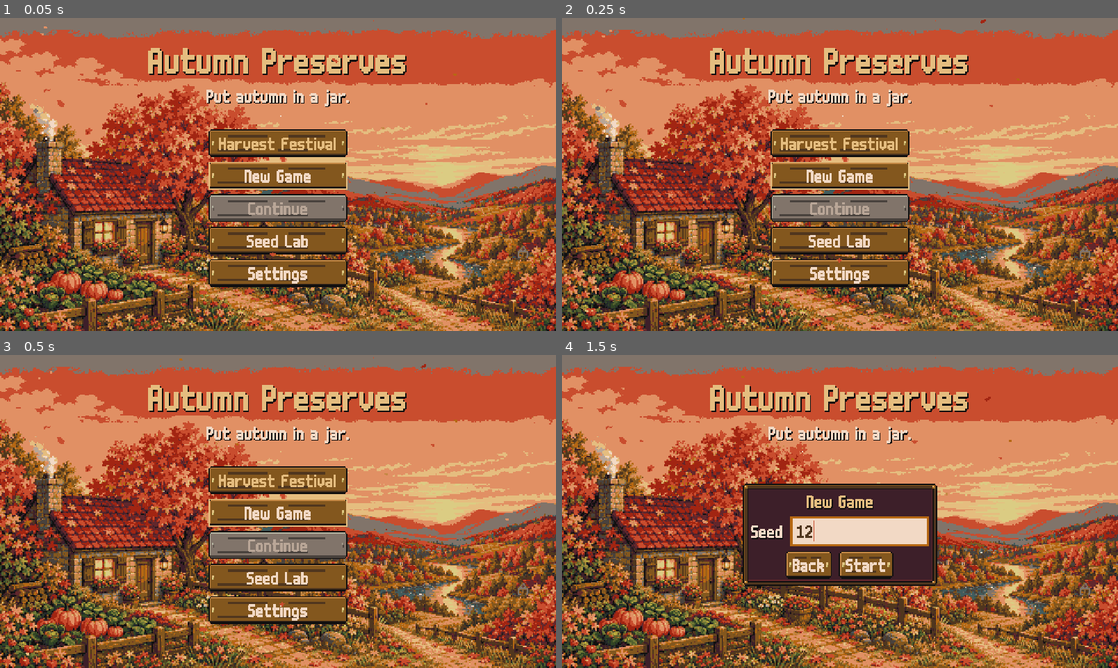
Above: before the commit, frames 1-4 (two rows, left to right).
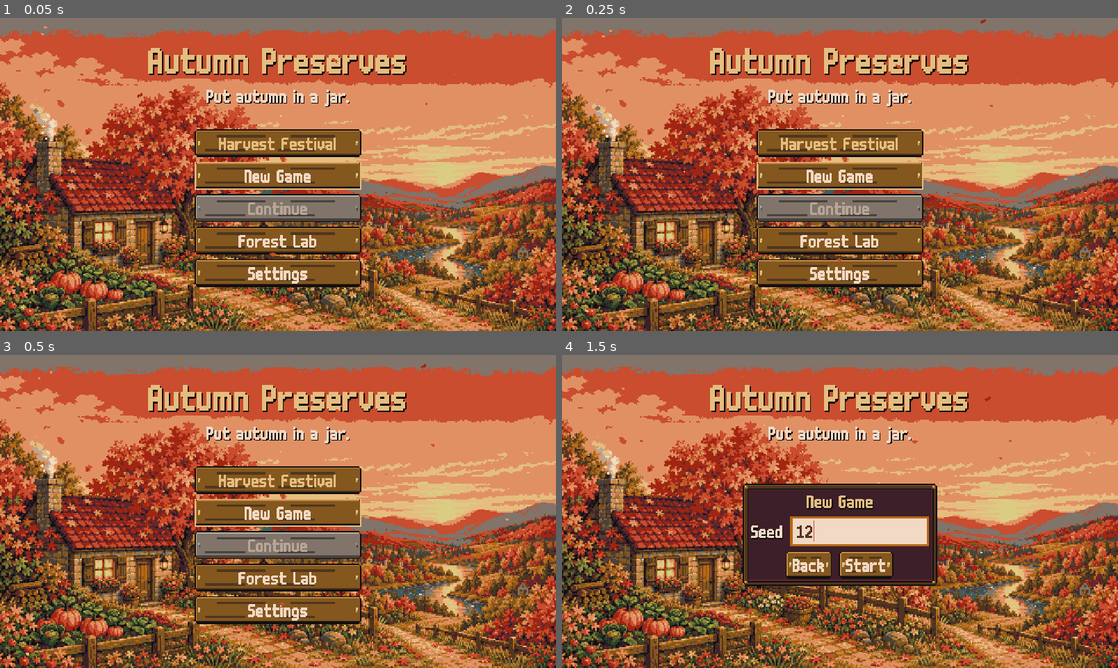
Above: after the commit, the same moments.

Repository: izzetemredemir/autumn-preserves
Game: Godot game, scene res://scenes/title/title.tscn
The game is run twice, just before and just after one commit, with the same random seed, the same clock (stepped at 60 frames per second) and the same inputs.
Inputs (mouse positions are in pixels of both pictures, inside the frame that each line leads up to):
- Up to frame 1 (0.05 s): no input
- Up to frame 2 (0.25 s): no input
- Up to frame 3 (0.5 s): no input
- Up to frame 4 (1.5 s): click "New Game" at 0.5 s; click (862, 530) at 1.27 s; type "12" at 1.35 s

The runs differ from the first frame. In frame 1, 2.8% of the frame differs, in the area x 35-65%, y 35-86%; in frame 2, 2.8%; in frame 3, 2.8%; in frame 4, nothing differs.

Commit message:
feat: Forest Lab with a hint on the title; the corner seed box is hidden by default

Diff:
--- a/game/i18n/strings.csv
+++ b/game/i18n/strings.csv
@@ -2,7 +2,7 @@
 TITLE_GAME,Autumn Preserves
 TITLE_NEW_GAME,New Game
 TITLE_CONTINUE,Continue
-TITLE_SEED_LAB,Seed Lab
+TITLE_SEED_LAB,Forest Lab
 UI_BACK,Back
 UI_OK,OK
 UI_CANCEL,Cancel
@@ -762,3 +762,4 @@
 GARDEN_CLOTHESLINE_2,Nothing dries like an autumn wind.
 GARDEN_CLOTHESLINE_3,"Walter's apron. I wear it\nfor jam days."
 FESTIVAL_RARE_TREE,Rare tree
+TITLE_SEED_LAB_HINT,Watch a forest grow from any seed.
--- a/game/i18n/strings_tr.csv
+++ b/game/i18n/strings_tr.csv
@@ -2,7 +2,7 @@
 TITLE_GAME,Autumn Preserves
 TITLE_NEW_GAME,Yeni Oyun
 TITLE_CONTINUE,Devam Et
-TITLE_SEED_LAB,Tohum Atölyesi
+TITLE_SEED_LAB,Orman Laboratuvarı
 UI_BACK,Geri
 UI_OK,Tamam
 UI_CANCEL,Vazgeç
@@ -762,3 +762,4 @@
 GARDEN_CLOTHESLINE_2,Sonbahar rüzgârı gibi kurutan yok.
 GARDEN_CLOTHESLINE_3,"Walter'ın önlüğü. Reçel\ngünleri ben takıyorum."
 FESTIVAL_RARE_TREE,Nadir ağaç
+TITLE_SEED_LAB_HINT,Her tohumdan bir ormanın büyüyüşünü izle.
--- a/game/scenes/title/game_settings.gd
+++ b/game/scenes/title/game_settings.gd
@@ -8,7 +8,7 @@
 const DEFAULTS := {
 	"audio": {"music": 0.8, "sfx": 0.8, "ambient": 0.8},
 	"display": {"fullscreen": false},
-	"game": {"show_seed": true, "tutorial": true, "language": "en", "show_grow": true, "intro_seen": false},
+	"game": {"show_seed_corner": false, "tutorial": true, "language": "en", "show_grow": true, "intro_seen": false},
 }
 ## L10N-TR · Languages of the settings picker: locale -> its own name (shown untranslated). English stays the default,
 ## whatever the OS locale is.
@@ -41,8 +41,9 @@
 	_file().save(PATH)
 
 
+## The seed box in the wild's corner (off by default: the seed shows on the gate sign and in the forest-grow overlay).
 static func show_seed() -> bool:
-	return bool(get_value("game", "show_seed"))
+	return bool(get_value("game", "show_seed_corner"))
 
 
 ## FIRST-60: replay the map's generation the first time a wild opens each day (the first visit of a save always does).
--- a/game/scenes/title/settings_panel.gd
+++ b/game/scenes/title/settings_panel.gd
@@ -10,7 +10,7 @@
 const SLIDERS := [["TITLE_SET_MUSIC", "music"], ["TITLE_SET_SFX", "sfx"], ["TITLE_SET_AMBIENT", "ambient"]]
 const TOGGLES := [
 	["TITLE_SET_FULLSCREEN", "display", "fullscreen"],
-	["TITLE_SET_SHOW_SEED", "game", "show_seed"],
+	["TITLE_SET_SHOW_SEED", "game", "show_seed_corner"],
 	["TITLE_SET_TUTORIAL", "game", "tutorial"],
 	["WORLD_GROW_SETTING", "game", "show_grow"],
 ]
--- a/game/scenes/title/title.gd
+++ b/game/scenes/title/title.gd
@@ -32,6 +32,7 @@
 	_settings.language_changed.connect(_on_language_changed)
 	_center(_settings)
 	%Festival.pressed.connect(_on_festival)
+	_build_lab_hint()
 	%Festival.disabled = not FileAccess.file_exists(FestivalFacts.SAVE)
 	%NewGame.pressed.connect(_on_new_game)
 	%Continue.pressed.connect(_on_continue)
@@ -240,3 +241,30 @@
 		get_viewport().set_input_as_handled()
 		Audio.play_ui("ui_back")
 		_show_menu()
+
+
+## "Watch a forest grow from any seed." under the menu while the Forest Lab button is hovered or focused.
+func _build_lab_hint() -> void:
+	var box := PanelContainer.new()
+	box.name = "LabHint"
+	box.theme_type_variation = &"DarkPanel"
+	box.mouse_filter = Control.MOUSE_FILTER_IGNORE
+	box.visible = false
+	var hint := Label.new()
+	hint.text = tr("TITLE_SEED_LAB_HINT")
+	hint.horizontal_alignment = HORIZONTAL_ALIGNMENT_CENTER
+	hint.mouse_filter = Control.MOUSE_FILTER_IGNORE
+	box.add_child(hint)
+	add_child(box)
+	var place := func() -> void:
+		var sz := box.get_combined_minimum_size()
+		box.size = sz
+		box.position = Vector2(floori((480 - sz.x) / 2.0), 236)
+	place.call()
+	var lab: Button = %SeedLab
+	lab.tooltip_text = tr("TITLE_SEED_LAB_HINT")
+	var show := func() -> void:
+		box.visible = %Menu.visible and (lab.is_hovered() or lab.has_focus())
+		place.call()
+	for sig: Signal in [lab.mouse_entered, lab.mouse_exited, lab.focus_entered, lab.focus_exited]:
+		sig.connect(show)
--- a/game/scenes/title/title.tscn
+++ b/game/scenes/title/title.tscn
@@ -52,9 +52,9 @@
 anchors_preset = 5
 anchor_left = 0.5
 anchor_right = 0.5
-offset_left = -60.0
+offset_left = -72.0
 offset_top = 96.0
-offset_right = 60.0
+offset_right = 72.0
 offset_bottom = 220.0
 grow_horizontal = 2
 theme_override_constants/separation = 4
--- a/game/scenes/wild/wild.gd
+++ b/game/scenes/wild/wild.gd
@@ -48,6 +48,7 @@
 	CritterLayer.attach(view.objects, CritterRules.wild(map, int(s.save_seed), int(s.day), String(s.weather)), granny,
 		String(s.weather), map)  # WILD-LIFE: ambient critters
 	seed_label.text = "%s %d" % [tr("UI_SEED"), int(map.seed)]
+	(seed_label.get_parent() as Control).visible = GameSettings.show_seed()  # off by default: the grow overlay names it
 	var grow := WorldGrow.open_if_due(self, map, biome)  # FIRST-60: today's map grows from the seed first
 	if grow != null:
 		granny.input_enabled = false
Not shown, changed: README.md
